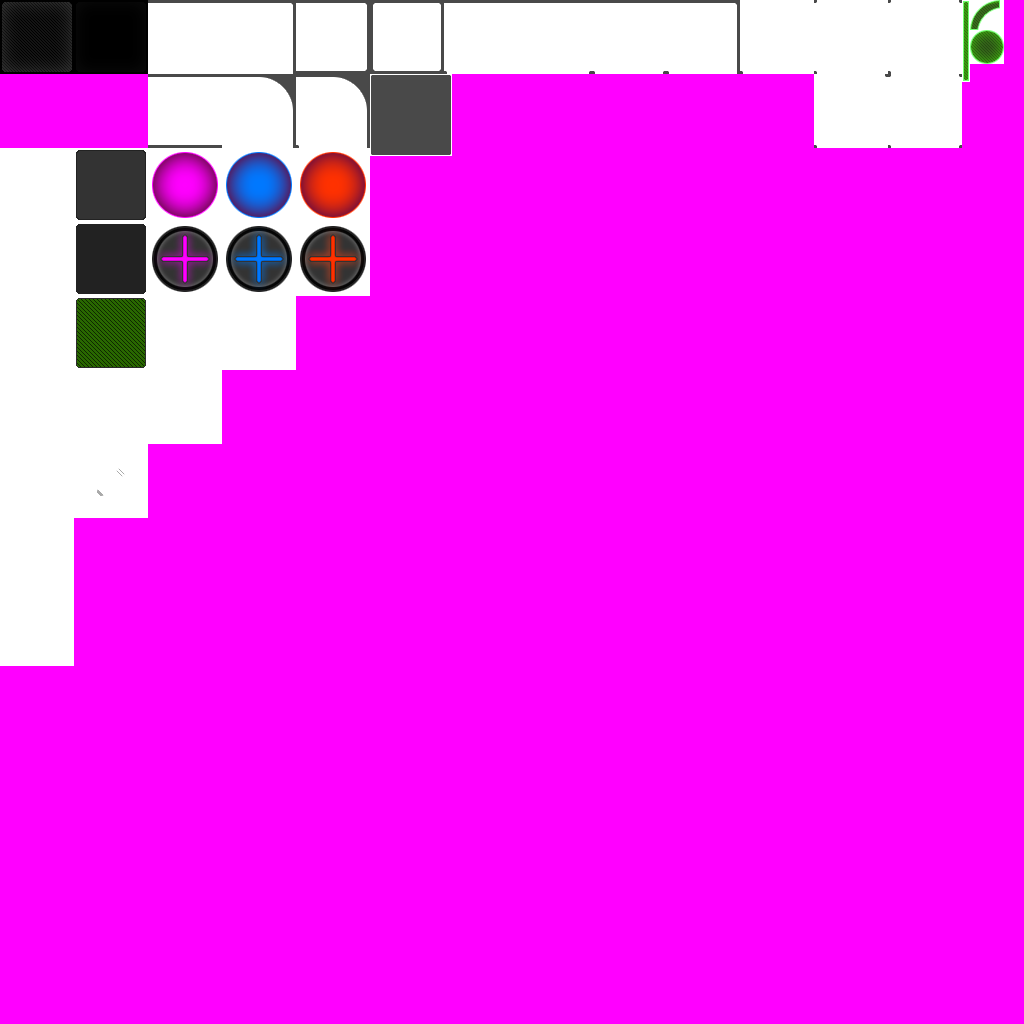
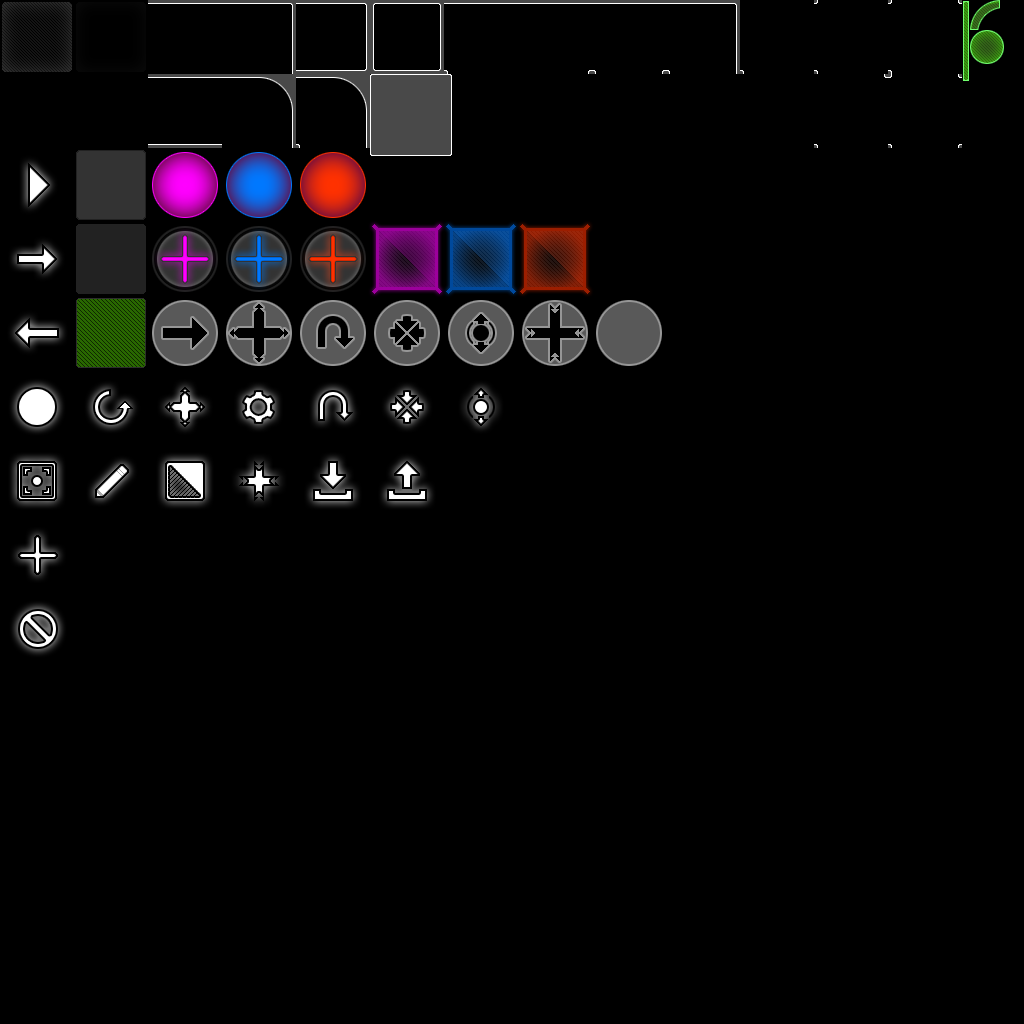
Layer changes from the first 1024 x 1024 image to the second:
added layer "Layer 57 copy 2" above "Layer 57 copy" over [left=520, top=224, right=590, bottom=294]
added layer "Layer 57 copy" above "Layer 60 copy 2" over [left=446, top=224, right=516, bottom=294]
added layer "Layer 60 copy 2" (31%) above "Layer 60 copy" over [left=528, top=231, right=583, bottom=286]
added layer "Layer 60 copy" (31%) above "Layer 60" over [left=454, top=231, right=509, bottom=286]
added layer "Layer 60" (31%) above "Layer 57" over [left=380, top=231, right=435, bottom=286]
added layer "Layer 57" above "Layer 51" over [left=372, top=224, right=442, bottom=294]
added layer "Layer 51" above "Layer 49" over [left=242, top=390, right=275, bottom=424]
added layer "Layer 52 copy 4" above "Layer 52 copy 3" over [left=596, top=300, right=662, bottom=366]
added layer "Layer 52 copy 3" above "Layer 56" over [left=522, top=300, right=588, bottom=366]
added layer "Layer 52 copy 2" above "Layer 54" over [left=448, top=300, right=514, bottom=366]
added layer "Layer 54" above "Layer 52 copy" over [left=390, top=390, right=424, bottom=424]
added layer "Layer 52 copy" above "Layer 53" over [left=374, top=300, right=440, bottom=366]
added layer "Layer 53" above "Layer 52" over [left=318, top=390, right=353, bottom=421]
added layer "Layer 52" above "Layer 48" over [left=300, top=300, right=366, bottom=366]
added layer "Layer 25 copy 4" above "Layer 25 copy 2" over [left=239, top=461, right=279, bottom=501]
added layer "Layer 59 copy 3" above "Layer 59 copy 2" over [left=313, top=461, right=353, bottom=501]
added layer "Layer 59 copy 2" above "Layer 59 copy" over [left=387, top=461, right=427, bottom=501]
added layer "Layer 59" above "Layer 30 copy" over [left=165, top=461, right=205, bottom=501]
hid "Background copy" over [left=0, top=0, right=1024, bottom=1024]
showed "Layer 32" over [left=0, top=0, right=1024, bottom=1024]
…and 3 more changes (1 added, 2 painted)
